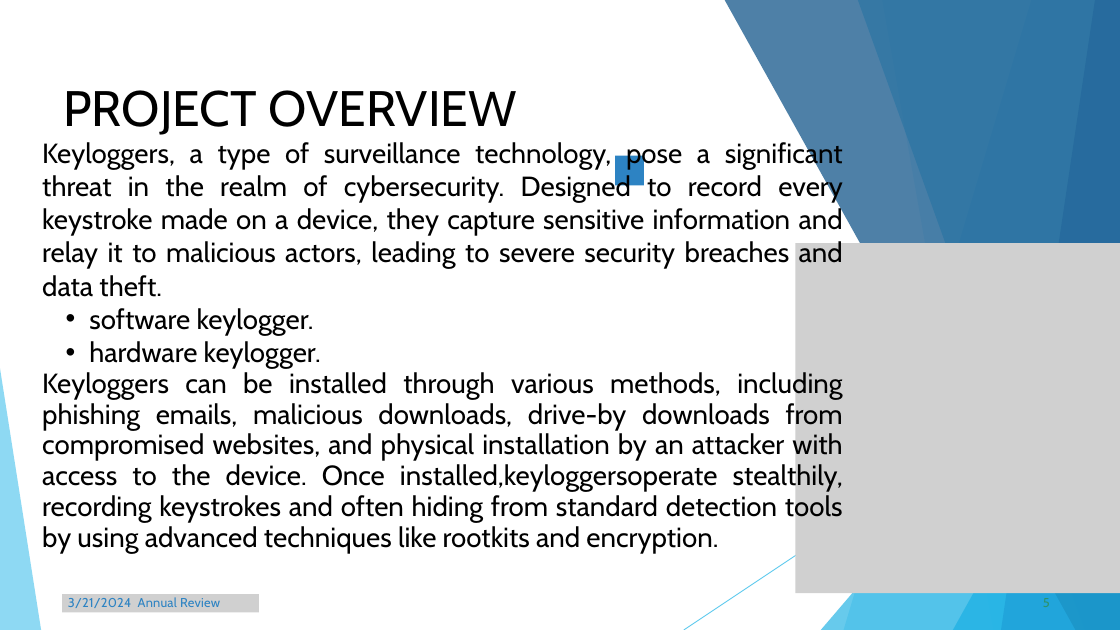
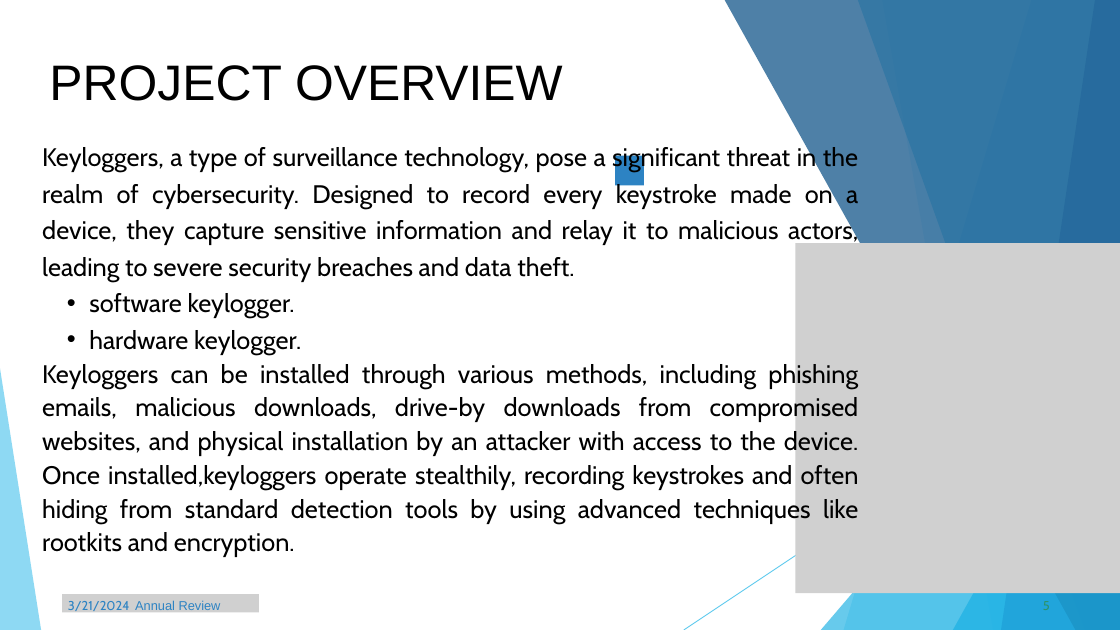
Before and after one commit to aishu-v1717/keylogger, a slide deck: slide 5 of AISH PROJECTs.pptx.pptx. Drawn at 1120x630 pixels with LibreOffice and Linux fonts; fonts in the diff are those of the drawing; grey boxes stand for pictures. Boxes give left, top, right and bottom in pixels: in the first picture for what was removed or moved away, otherwise in the second. Text is boxed around its words. In the diff, an @@ line names an element or a change of style, - is before the commit and + after.

```diff
--- a/AISH PROJECTs.pptx.pptx
+++ b/AISH PROJECTs.pptx.pptx
@@ freeform shape at box(843, 0, 1120, 630): fill #5FCAEE at 36% opacity to #5FCAEE at 35% opacity @@
@@ text "PROJECT OVERVIEW": place and size @@
-text "PROJECT OVERVIEW" at box(63, 90, 516, 135)
+text "PROJECT OVERVIEW" at box(49, 65, 563, 101)
@@ text "PROJECT OVERVIEW" at box(49, 65, 563, 101): font Cabin to Arial, letter spacing 0.1 to 0 pt; line spacing 77pt to 1.2 @@
@@ text at box(42, 145, 858, 355): size 35.6 to 32.6 pt in "Keyloggers, a type of surveillance technology, pose ...", "software keylogger.", "hardware keylogger."; line spacing 42.7pt to 1.2; indent changed @@
@@ text at box(42, 362, 859, 557): text changed; size 35.6 to 32.6 pt @@
-Keyloggers can be installed through various methods, including phishing emails, malicious downloads, drive-by downloads from compromised websites, and physical installation by an attacker with access to the device. Once installed,keyloggersoperate stealthily, recording keystrokes and often hiding from standard detection tools by using advanced techniques like rootkits and encryption.
+Keyloggers can be installed through various methods, including phishing emails, malicious downloads, drive-by downloads from compromised websites, and physical installation by an attacker with access to the device. Once installed,keyloggers operate stealthily, recording keystrokes and often hiding from standard detection tools by using advanced techniques like rootkits and encryption.
@@ text "3/21/2024 Annual Review" at box(68, 600, 221, 614): font Cabin to Arial in "Annual Review"; letter spacing 0.3 to 0 pt; line spacing 19.8pt to 1.2 @@
@@ text "5" at box(1043, 601, 1050, 610): letter spacing 0.1 to 0 pt; line spacing 19.8pt to 1.2 @@
```
Also in this commit, not shown: 16 other slides changed.
